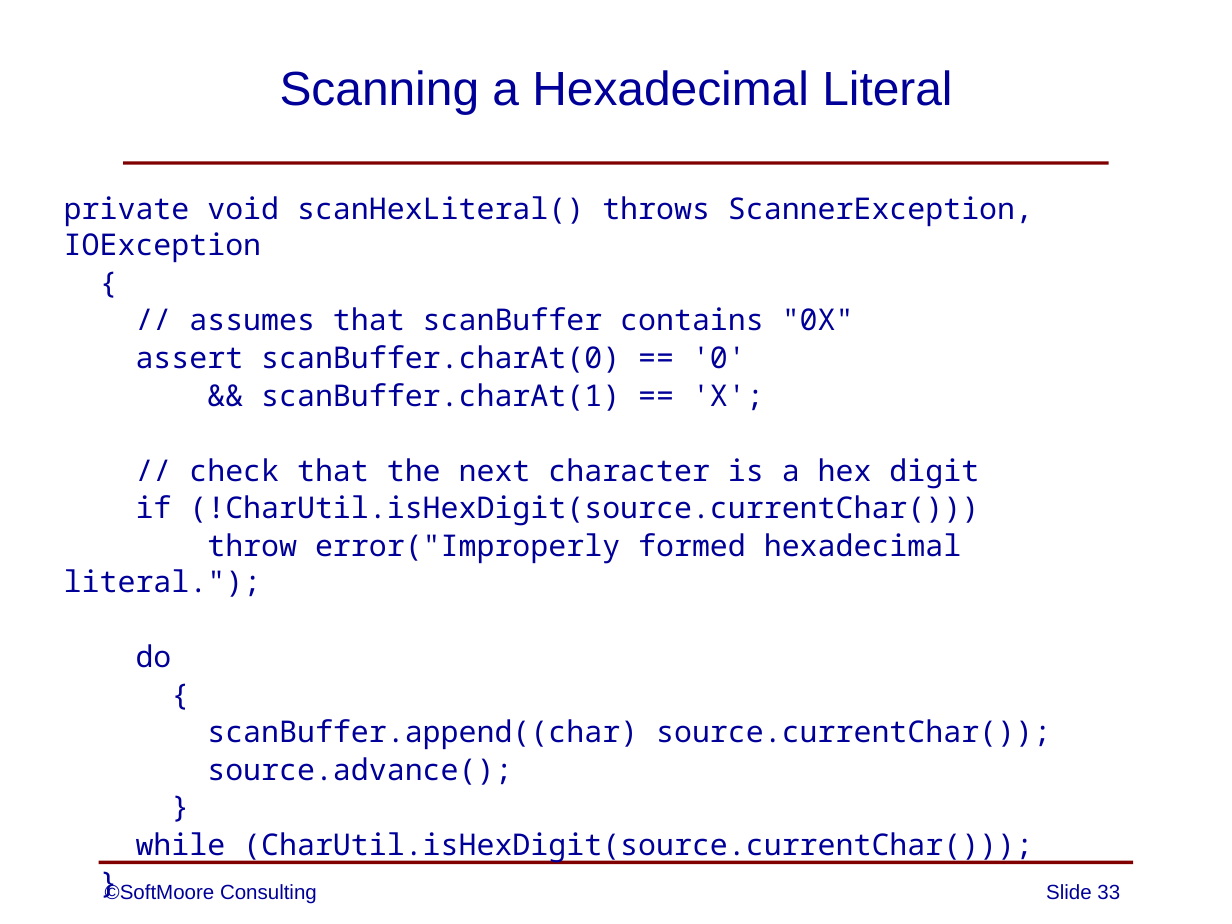
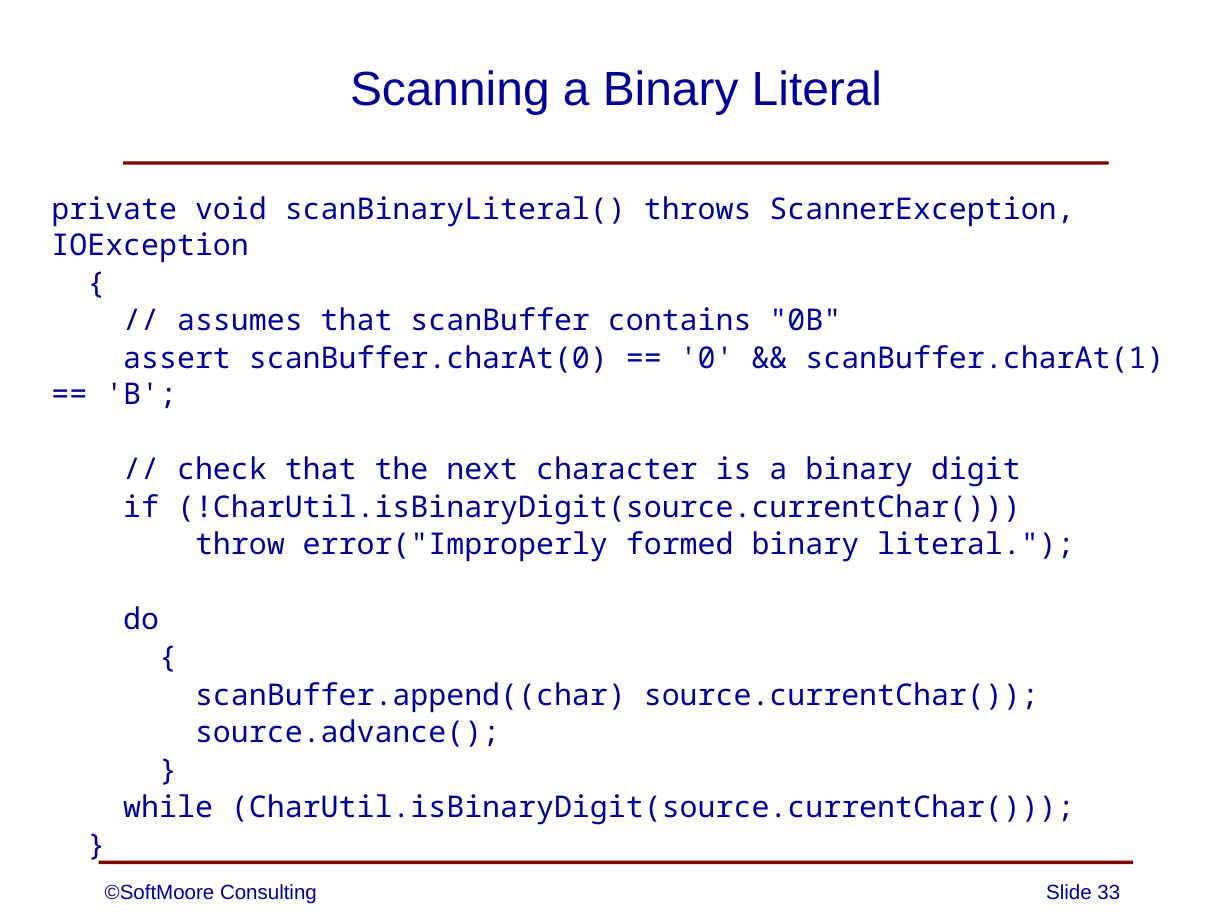
Before and after one commit to SoftMoore/CPRL-Java-4th, a slide deck: slide 33 of PowerPoints/05 - Lexical Analysis.pptx. Drawn at 1232x924 pixels with LibreOffice and Linux fonts; fonts in the diff are those of the drawing. Boxes give left, top, right and bottom in pixels: in the first picture for what was removed or moved away, otherwise in the second. Text is boxed around its words. In the diff, an @@ line names an element or a change of style, - is before the commit and + after.

Commit message:
modifications to a couple of PowerPoint slides

```diff
--- a/PowerPoints/05 - Lexical Analysis.pptx
+++ b/PowerPoints/05 - Lexical Analysis.pptx
@@ title at box(350, 70, 882, 114): text changed @@
-Scanning a Hexadecimal Literal
+Scanning a Binary Literal
@@ text "private void scanBinaryLiteral() throws ScannerException, ...": place and size @@
-text "private void scanBinaryLiteral() throws ScannerException, ..." at box(64, 196, 1051, 864)
+text "private void scanBinaryLiteral() throws ScannerException, ..." at box(51, 196, 1164, 825)
@@ text at box(51, 196, 1074, 263): text changed @@
-private void scanHexLiteral() throws ScannerException, IOException
+private void scanBinaryLiteral() throws ScannerException, IOException
@@ text at box(105, 307, 1164, 562): text changed @@
-// assumes that scanBuffer contains "0X"
-assert scanBuffer.charAt(0) == '0'
-&& scanBuffer.charAt(1) == 'X';
-// check that the next character is a hex digit
-if (!CharUtil.isHexDigit(source.currentChar()))
-throw error("Improperly formed hexadecimal literal.");
+// assumes that scanBuffer contains "0B"
+assert scanBuffer.charAt(0) == '0' && scanBuffer.charAt(1) == 'B';
+// check that the next character is a binary digit
+if (!CharUtil.isBinaryDigit(source.currentChar()))
+throw error("Improperly formed binary literal.");
@@ text at box(123, 794, 1075, 825): text changed @@
-while (CharUtil.isHexDigit(source.currentChar()));
+while (CharUtil.isBinaryDigit(source.currentChar()));
```
